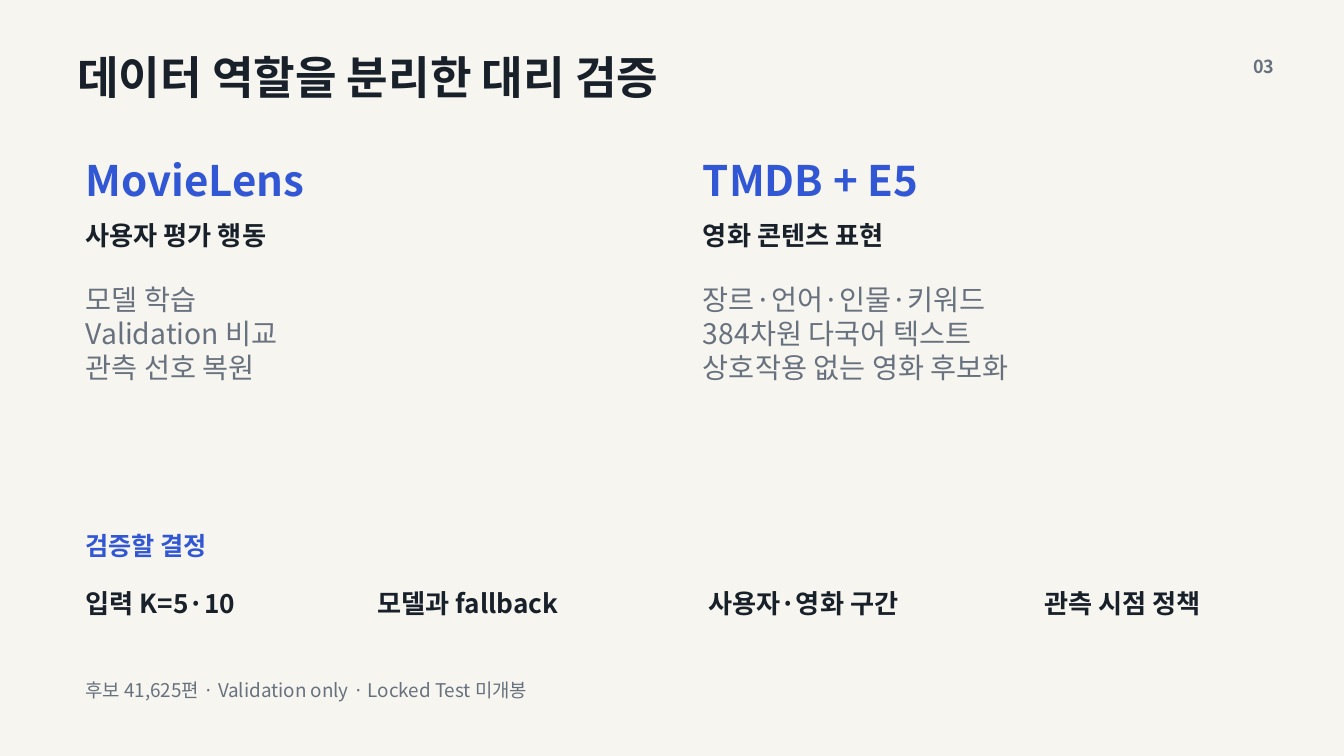
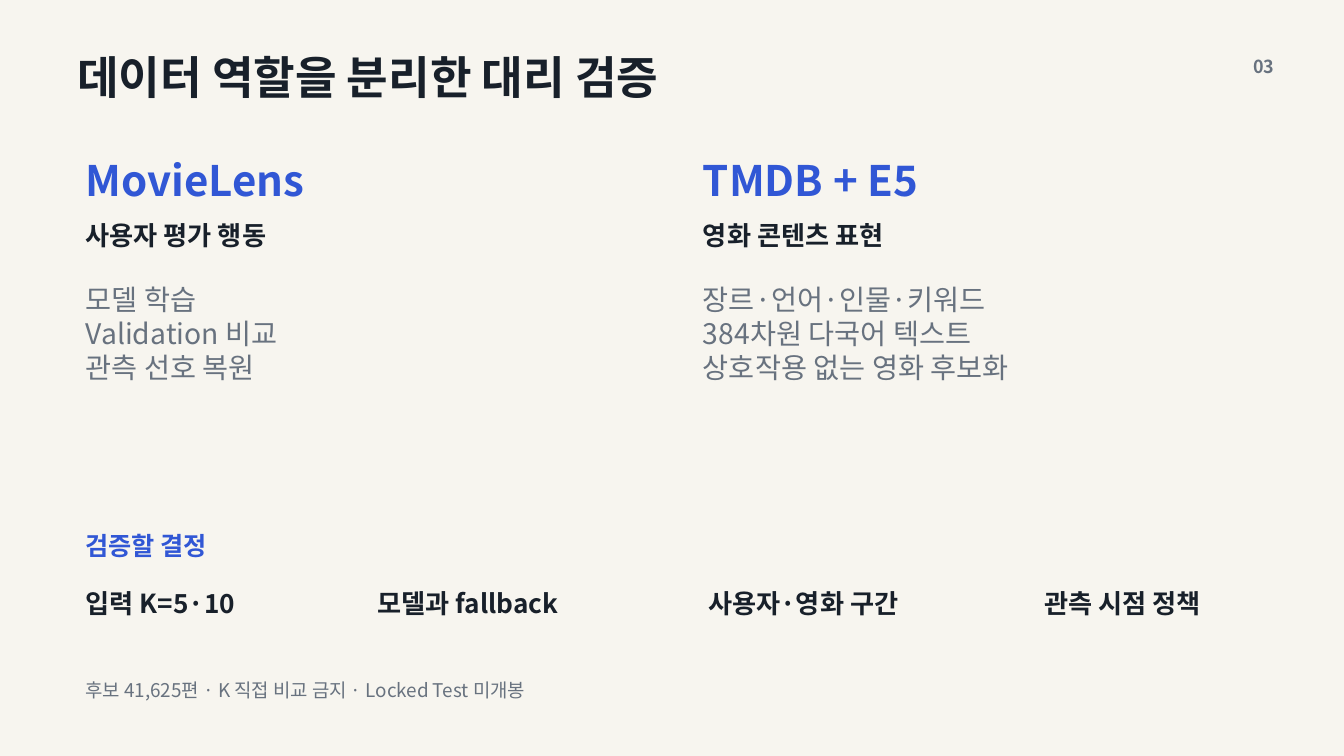
Before and after one commit to itcksgud/FEELM, a slide deck: slide 3 of docs/presentation/FEELM-REC-EV-019C-results.pptx. Drawn at 1344x756 pixels with LibreOffice and Linux fonts; fonts in the diff are those of the drawing. Boxes give left, top, right and bottom in pixels: in the first picture for what was removed or moved away, otherwise in the second. Text is boxed around its words. In the diff, an @@ line names an element or a change of style, - is before the commit and + after.

```diff
--- a/docs/presentation/FEELM-REC-EV-019C-results.pptx
+++ b/docs/presentation/FEELM-REC-EV-019C-results.pptx
@@ text at box(85, 681, 525, 701): text changed @@
-후보 41,625편 · Validation only · Locked Test 미개봉
+후보 41,625편 · K 직접 비교 금지 · Locked Test 미개봉
```
Also in this commit, not shown: 7 other slides changed, 16 other files.
